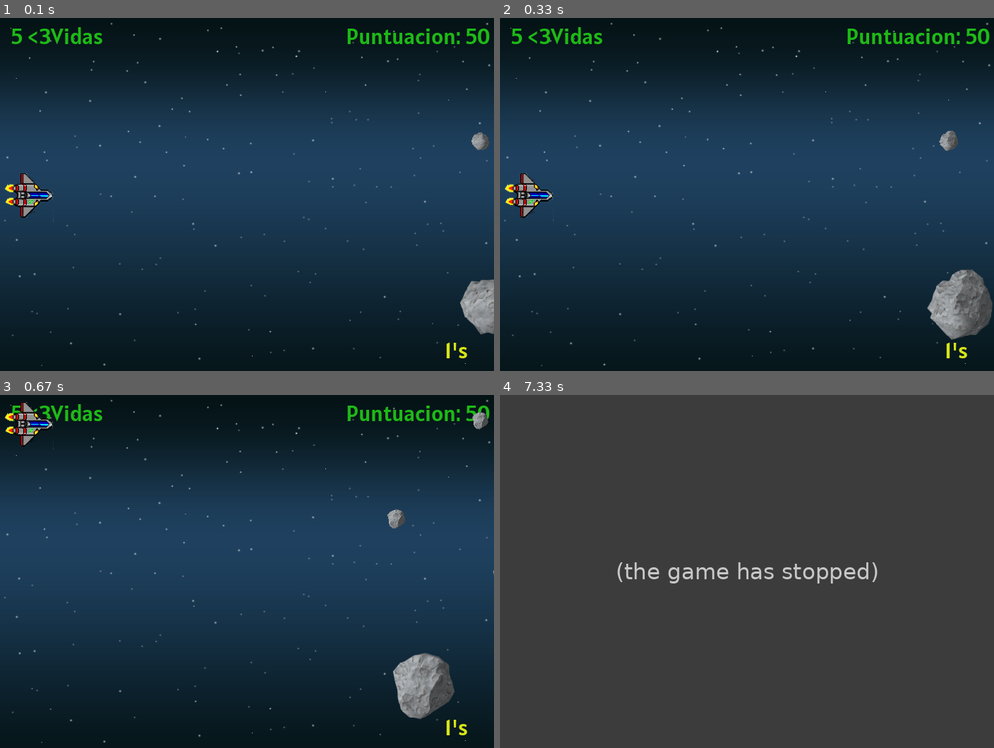
Above: before the commit, frames 1-4 (two rows, left to right).
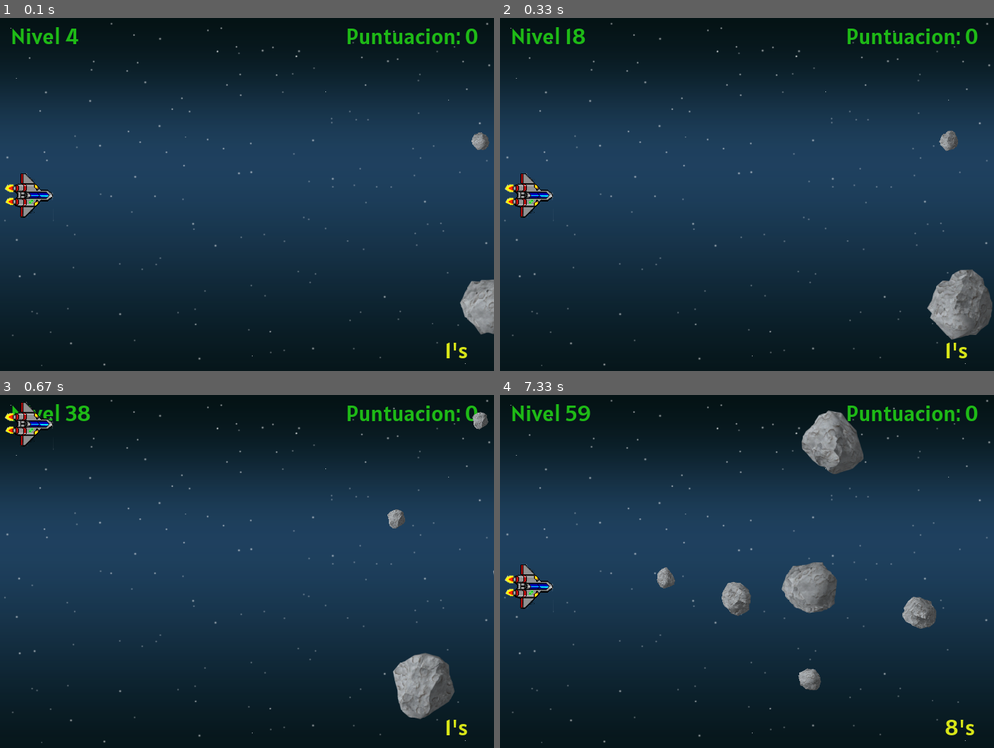
Above: after the commit, the same moments.

Repository: anbreaker/theQuestGamePyGame
Game: pygame game, started from main.py
Same seed, same stepped clock (60 frames per second), same inputs: the game is played once before the commit and once after it.
Inputs:
- Up to frame 1 (0.1 s): no input
- Up to frame 2 (0.33 s): no input
- Up to frame 3 (0.67 s): hold Up from 0.33 s (still down)
- Up to frame 4 (7.33 s): release Up at 0.8 s; hold Down 0.83-1.13 s; hold Up 1.17-1.53 s; hold Down 1.57-1.93 s; hold Up 1.97-2.27 s; hold Down 2.3-2.6 s; hold Down 3.03-3.4 s; hold Up 3.43-3.73 s; hold Up 3.77-4.07 s; hold Up 4.1-4.47 s; hold Down 4.5-4.87 s; hold Down 5.23-5.53 s; hold Up 5.57-5.93 s; hold Down 5.97-6.33 s; hold Up 6.37-6.67 s; hold Down 6.7-7 s; hold Up from 7.03 s (still down)

The runs differ from the first frame. In frame 1, 0.6% of the frame differs, in the area x 2-100%, y 2-8%; in frame 2, 0.6%; in frame 3, 0.4%; in frame 4, 99%, in the area x 0-100%, y 0-100%.
Before the commit the program exited at 7.32 s; later frames show no game.

Commit message:
tratando de usar el crono para subir nivel

Diff:
--- a/asteroides.py
+++ b/asteroides.py
@@ -12,6 +12,7 @@
 
     # Constructor de la clase
     def __init__(self, x, y,dimesion):
+        # La dimension la paso al instanciar el objeto y la divido por el num de imagenes de la composicion.
         self.w = dimesion / 8
         self.h = dimesion / 8
         self.velocidad = 5
@@ -75,7 +76,6 @@
             if self.index >= self.num_imagenes:
                 self.index = 0
 
-
             self.image = self.frames[self.index]
 
             self.rect.x -= self.velocidad
--- a/main.py
+++ b/main.py
@@ -22,9 +22,11 @@
 class Juego:
     clock = pygame.time.Clock()
     # Incializamos la puntuacion a 0
-    puntuacion = 50
+    puntuacion = 0
     # Inicializamos el cronometro a 0
     cronometro = 0
+    # Numero nivel
+    nivel = 0
 
     def __init__(self):
         # Inicialización de la superficie de dibujo (display surface)
@@ -41,8 +43,8 @@
 
         # Render del texto de marcador_puntos (un surface del texto)
         self.marcador_puntos = self.font.render(str(self.puntuacion), True, VERDE)
-        # Render del texto de marcador_vidas (un surface del texto)
-        self.marcador_vidas = self.font.render('-', True, VERDE)
+        # Render del texto de marcador_nivel (un surface del texto)
+        self.marcador_nivel = self.font.render('-', True, VERDE)
         # Render del texto de marcador_cronometro (un surface del texto)
         self.marcador_cronometro = self.font.render(str(self.cronometro), True, VERDE)
 
@@ -58,6 +60,7 @@
         # Agregamos al grupo al jugador
         self.naveGroup.add(self.nave)
 
+        self.num_asteroides_creados = 0
         self.num_max_asteroides = 7
         self.tiempo_creacion_ultimo_Objet = FPS * 10
         self.tiempo_creacion_nuevo_Objet = FPS // 4
@@ -68,6 +71,7 @@
     def crear_asteroides(self, dt):
         self.tiempo_creacion_ultimo_Objet += dt
         if self.tiempo_creacion_ultimo_Objet >= self.tiempo_creacion_nuevo_Objet:
+
             # Generacion random de tamaños por asteroide.
             dimesion_asteroide = randint(256, 1024)
             # Creamos la instancia de Asteroides
@@ -115,10 +119,10 @@
         # Pintamos el marcador_puntos
         self.pantalla.blit(self.marcador_puntos, (490, 5))
 
-        # Render del texto marcador_vidas (un surface del texto)
-        self.marcador_vidas = self.font.render(f'{str(self.nave.vidas)} <3Vidas', True, VERDE)
-        # Pintamos el marcador_vidas
-        self.pantalla.blit(self.marcador_vidas, (15,5))
+        # Render del texto marcador_nivel (un surface del texto)
+        self.marcador_nivel = self.font.render(f'Nivel {str(self.nivel)}', True, VERDE)
+        # Pintamos el marcador_nivel
+        self.pantalla.blit(self.marcador_nivel, (15,5))
 
         # Render del texto marcador_cronometro (un surface del texto)
         self.marcador_cronometro = self.font.render(f'{str(self.cronometro)}\'s', True, AMARILLO)
@@ -145,7 +149,22 @@
         self.segundos = (pygame.time.get_ticks() // 1000)
         if self.cronometro == self.segundos:
             self.cronometro += 1
-            print(self.segundos)
+            # print(f'{self.segundos}\'s')
+        self.subir_nivel()
+
+    def subir_nivel(self):
+
+        if self.segundos % 10 == 0:
+            self.nivel += 1
+            print(f'Numero nivel-> {self.nivel}, {self.segundos}\'s')
+
+    def contador_puntos(self):
+        # La puntuacion que se mostrará en marcador y con la cual se realizará el ranking de jugadores,
+        # la voy a basar en la cantidad de tiempo en pantalla x el numero de asteroides creados.
+
+        # self.puntuacion =
+
+        pass
 
     def main_loop(self):
         contador = 0
--- a/rocket.py
+++ b/rocket.py
@@ -9,7 +9,7 @@
     w_pict_rocket = 68
     h_pict_rocket = 40
     velocidad = 10
-    vidas = 5
+    vidas = 500
 
     # Constructor de la clase
     def __init__(self, x=0, y=(ANCHO/2)-h_pict_rocket):
